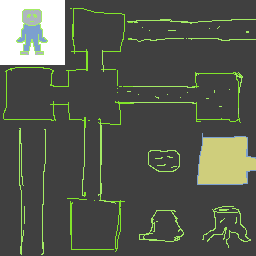
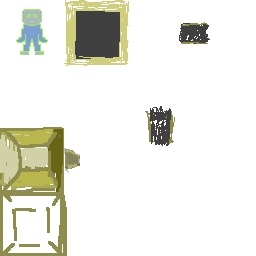
The second 256px x 256px image is a revision of the first. Changes to its layers:
added layer "Door" above "Room" over [0, 128, 128, 192]
added layer "Room" above "Door layer?" over [0, 0, 256, 256]
hid "Door layer?", painted on it over [0, 0, 256, 192]
hid "H", painted on it over [0, 0, 256, 256]
hid "Rough" over [0, 0, 256, 256]
hid "Background", painted on it over [0, 0, 256, 256]
